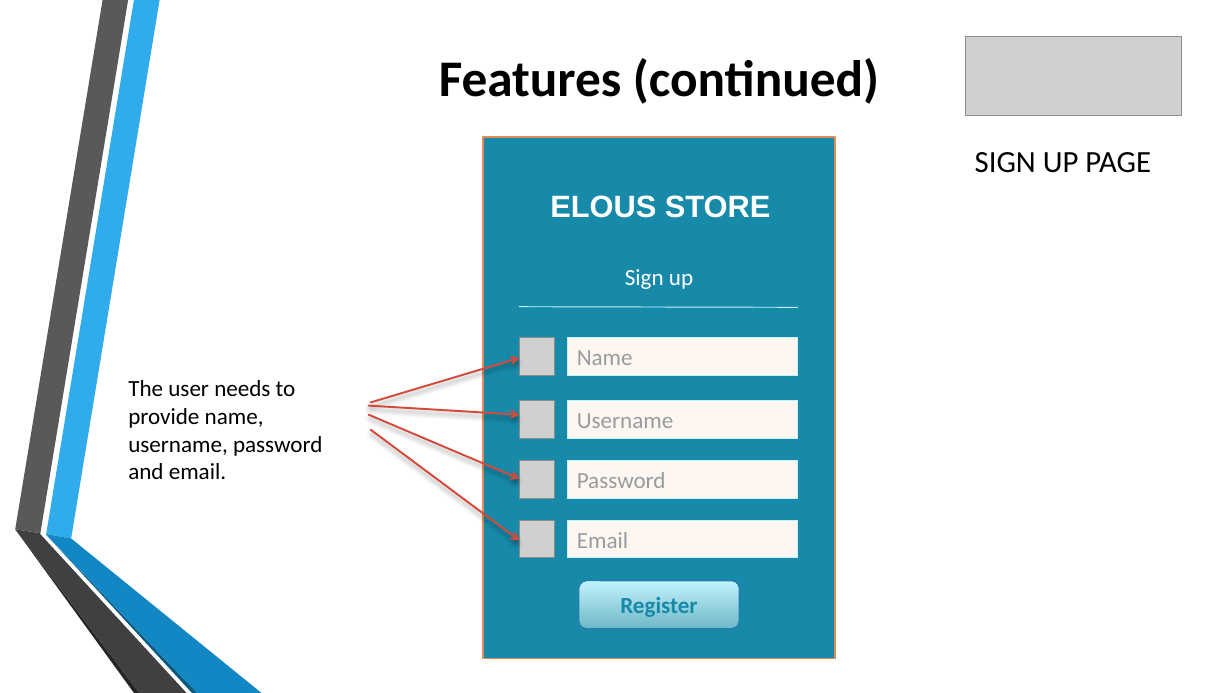
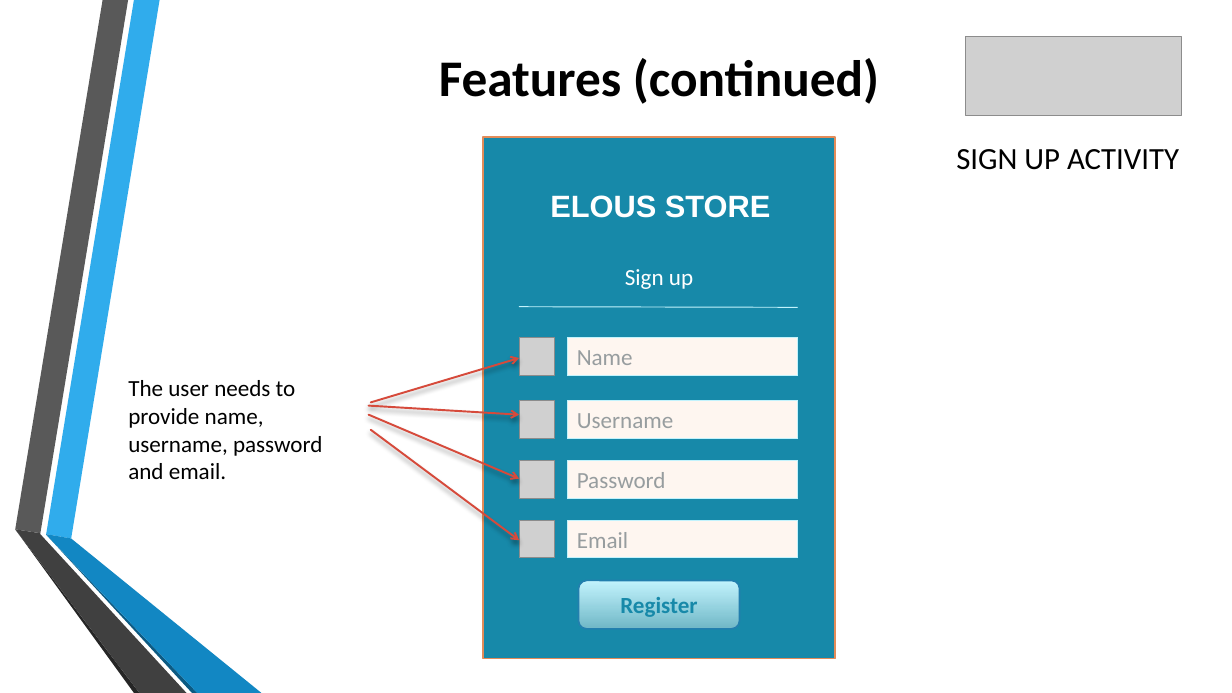
Before and after one commit to jgtadeo/Project--MOBAPPL, a slide deck: slide 6 of Mobile Application.pptx. Drawn at 1232x693 pixels with LibreOffice and Linux fonts; fonts in the diff are those of the drawing; grey boxes stand for pictures; background and template pictures are left out. Boxes give left, top, right and bottom in pixels: in the first picture for what was removed or moved away, otherwise in the second. Text is boxed around its words. In the diff, an @@ line names an element or a change of style, - is before the commit and + after.

```diff
--- a/Mobile Application.pptx
+++ b/Mobile Application.pptx
@@ text at [956,149,1179,170]: text changed @@
-SIGN UP PAGE
+SIGN UP ACTIVITY
```
Also in this commit, not shown: 6 other slides changed, 4 slides added.
